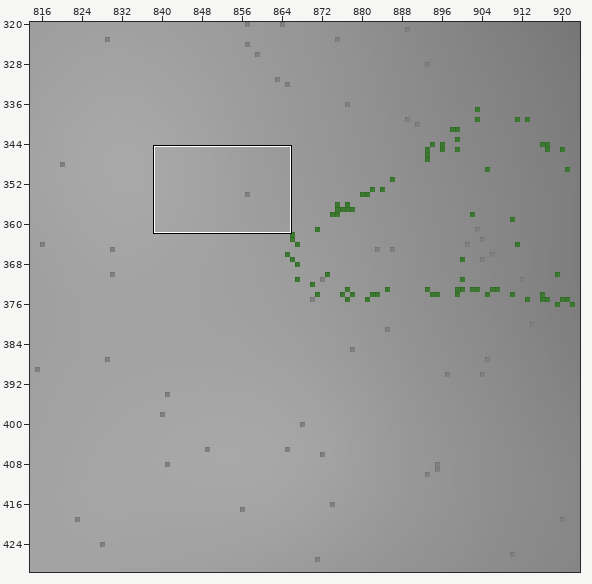
A Tiled map gets an edit: content/core/maps/karhumaki.tmx. The first picture is a wide view before the edit; the outline marks the close-up.
Close-up. Before the edit:
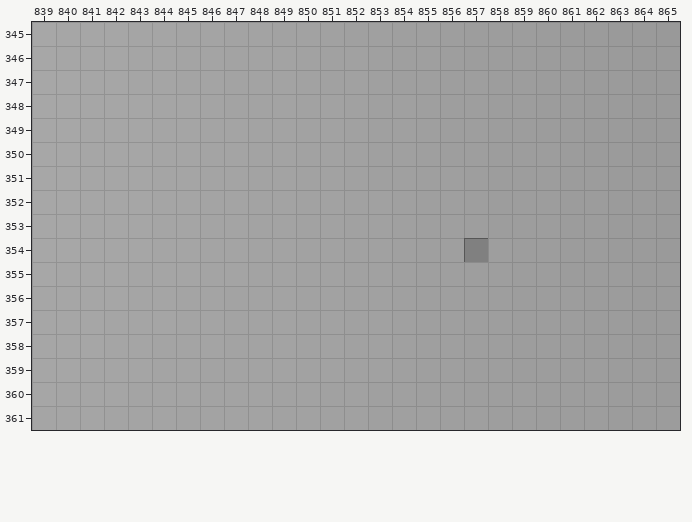
Cells are 16x16 px. Shown: x 839..865, y 345..361. The commit also changed other parts of the map, which this record leaves out.
Now the later version:
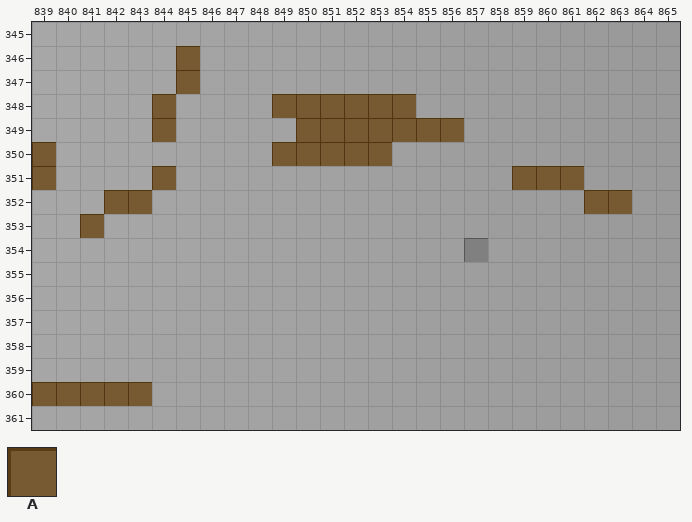
Key: from "obstacles": A 2.
_ is an empty cell.
The exact change:
Layer "obstacles":
y 346..347: x 845 _ -> A
y 348: x 844 _ -> A; x 849..854 ______ -> AAAAAA
y 349: x 844 _ -> A; x 850..856 _______ -> AAAAAAA
y 350: x 839 _ -> A; x 849..853 _____ -> AAAAA
y 351: x 839 _ -> A; x 844 _ -> A; x 859..861 ___ -> AAA
y 352: x 842..843 __ -> AA; x 862..863 __ -> AA
y 353: x 841 _ -> A
y 360: x 839..843 _____ -> AAAAA
Changed places in both close-ups, as pixel boxes (x1, y1, x2, y2):
added: (152, 46, 200, 142)
added: (272, 94, 464, 166)
added: (32, 142, 56, 190)
added: (80, 166, 176, 238)
added: (512, 166, 632, 214)
added: (32, 382, 152, 406)
